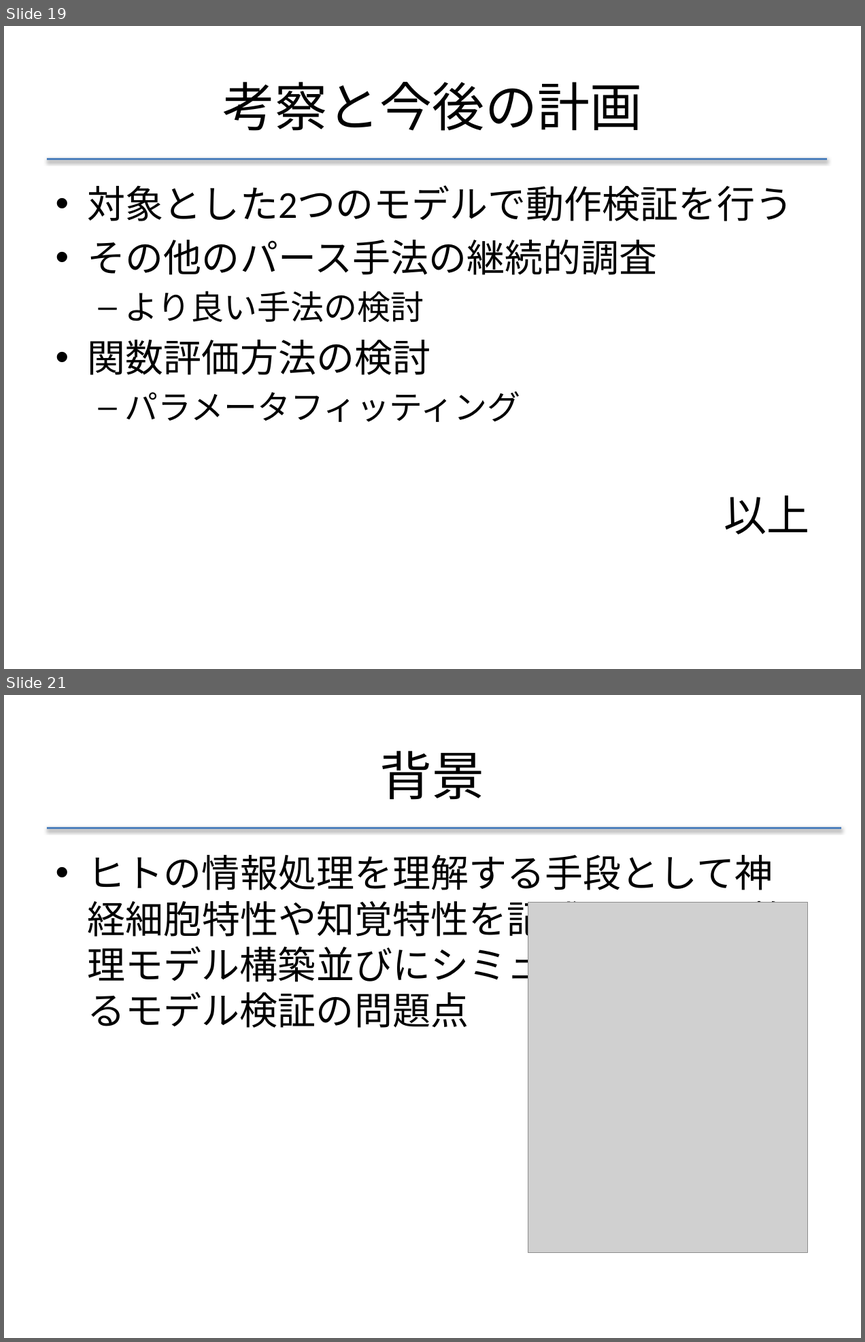
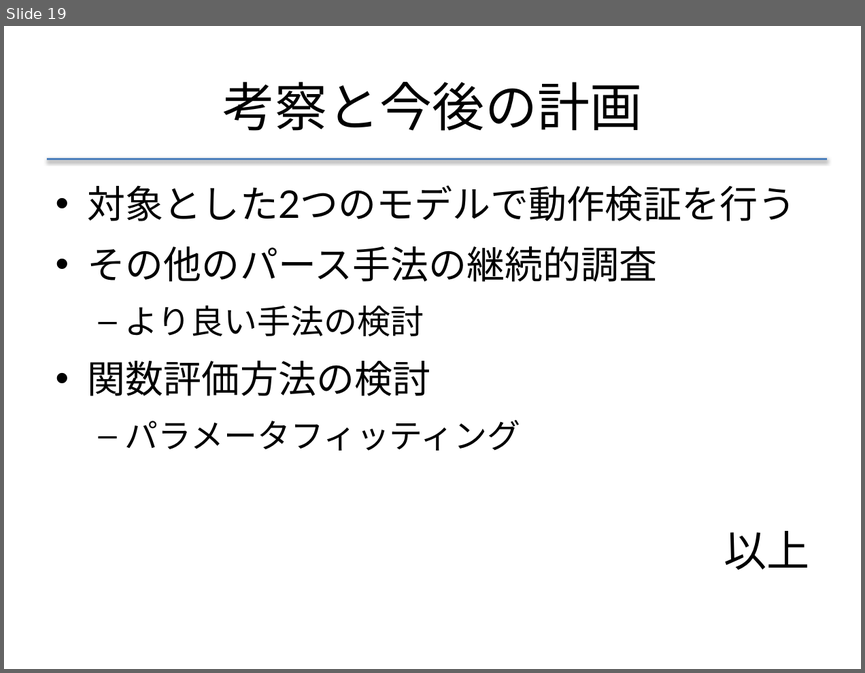
Before and after one commit to f-akazawa/akaz_uecdevelop, a slide deck: doc/中間発表資料.pptx. Shown one above the other, each under a label of ours: slides 19 and 21 before the commit, slide 19 after it; the slides between them are not shown. The pictures are 865x1342 and 865x673 pixels, drawn with LibreOffice and Linux fonts; fonts in the diff are those of the drawing; grey boxes stand for pictures. Boxes give left, top, right and bottom in pixels: in the first picture for what was removed or moved away, otherwise in the second. Text is boxed around its words. In the diff, an @@ line names an element or a change of style, - is before the commit and + after.

Commit message:
本文をメイリオに変更等、体裁を整えたバージョン
内容に変化なし

```diff
--- a/doc/中間発表資料.pptx
+++ b/doc/中間発表資料.pptx
@@ slide 21 removed at (4, 695, 861, 1338), background #FFFFFF @@
@@ title removed at (380, 751, 485, 800) @@
-背景
@@ line removed from (47, 828) to (841, 828) @@
@@ text removed at (88, 855, 810, 1028) @@
-• ヒトの情報処理を理解する手段として神経細胞特性や知覚特性を記述・再現する数理モデル構築並びにシミュレーションによるモデル検証の問題点
@@ picture removed at (528, 902, 807, 1253) @@
@@ slide 19 changed as well @@
@@ text "対象とした2つのモデルで動作検証を行う" at (88, 185, 809, 569): font Calibri to Lato; more space between paragraphs @@
```
Also in this commit, not shown: 18 other slides changed, 1 slide added, 5 other slides removed.
